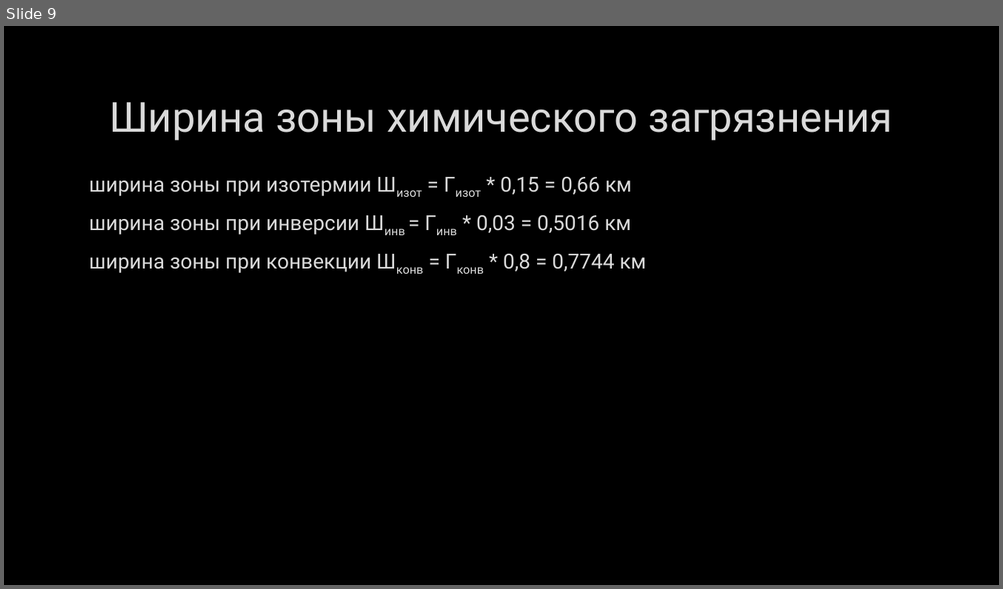
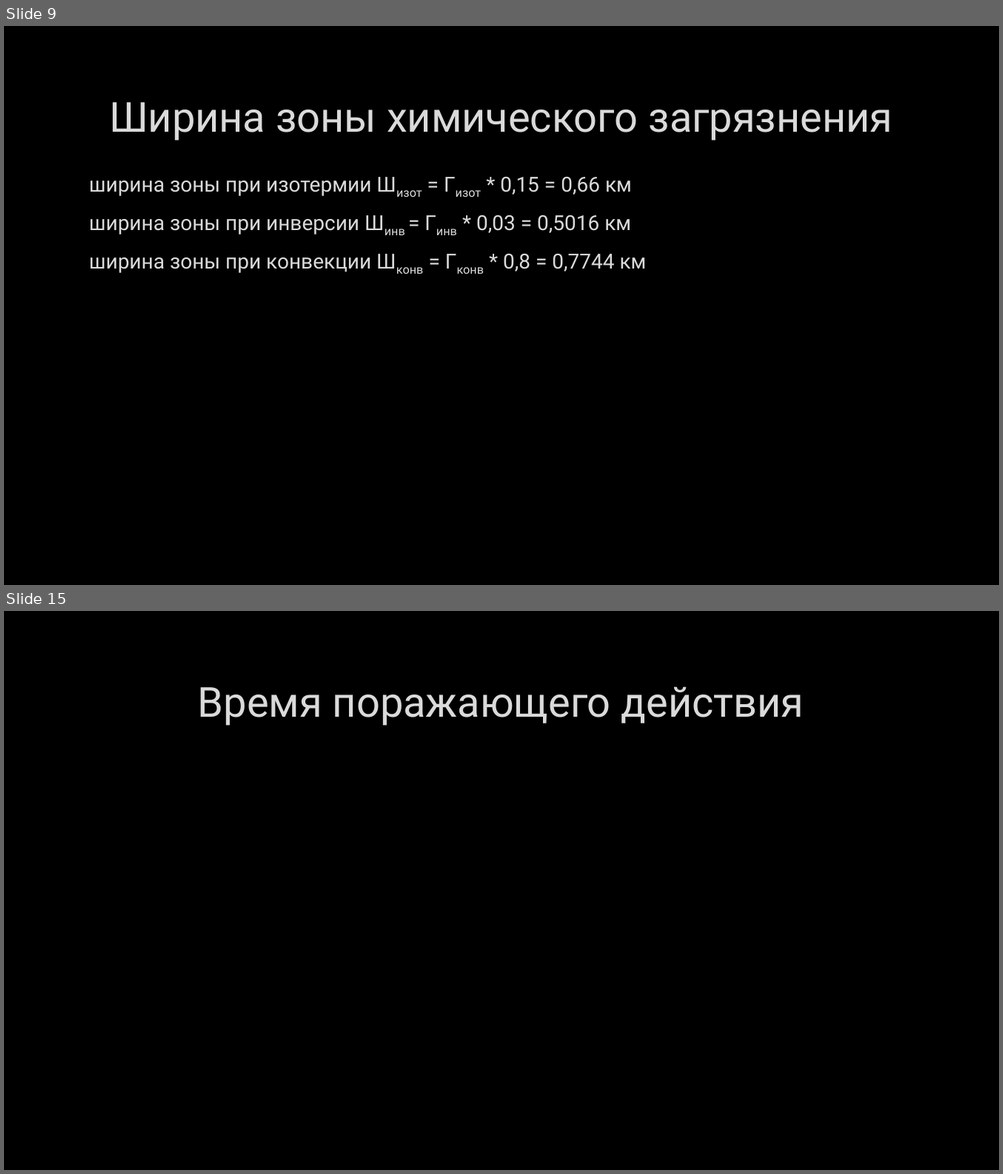
Before and after one commit to wemik2323/LP, a slide deck: BZD/AXOB.pptx. Shown one above the other, each under a label of ours: slide 9 before the commit, slides 9 and 15 after it; the slides between them are not shown. The pictures are 1003x589 and 1003x1174 pixels, drawn with LibreOffice and Linux fonts; fonts in the diff are those of the drawing; grey boxes stand for pictures; background and template pictures are left out. Boxes give left, top, right and bottom in pixels: in the first picture for what was removed or moved away, otherwise in the second. Text is boxed around its words. In the diff, an @@ line names an element or a change of style, - is before the commit and + after.

```diff
--- a/BZD/AXOB.pptx
+++ b/BZD/AXOB.pptx
@@ slide 15 added at (x1=4, y1=611, x2=999, y2=1170), background picture (left out) @@
@@ title added at (x1=198, y1=686, x2=804, y2=726), 40 pt, text #DADADA @@
+Время поражающего действия
```
Also in this commit, not shown: 1 slide changed, 11 other slides added, 3 other files.
